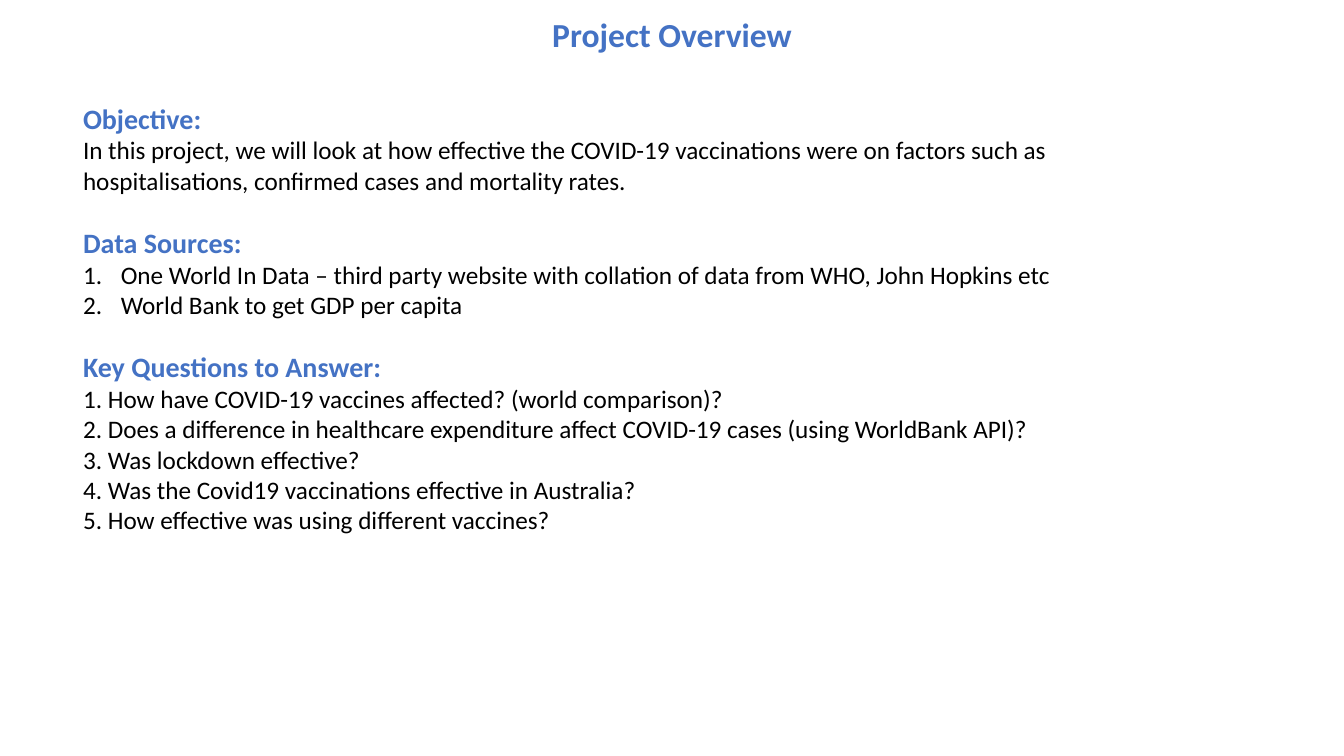
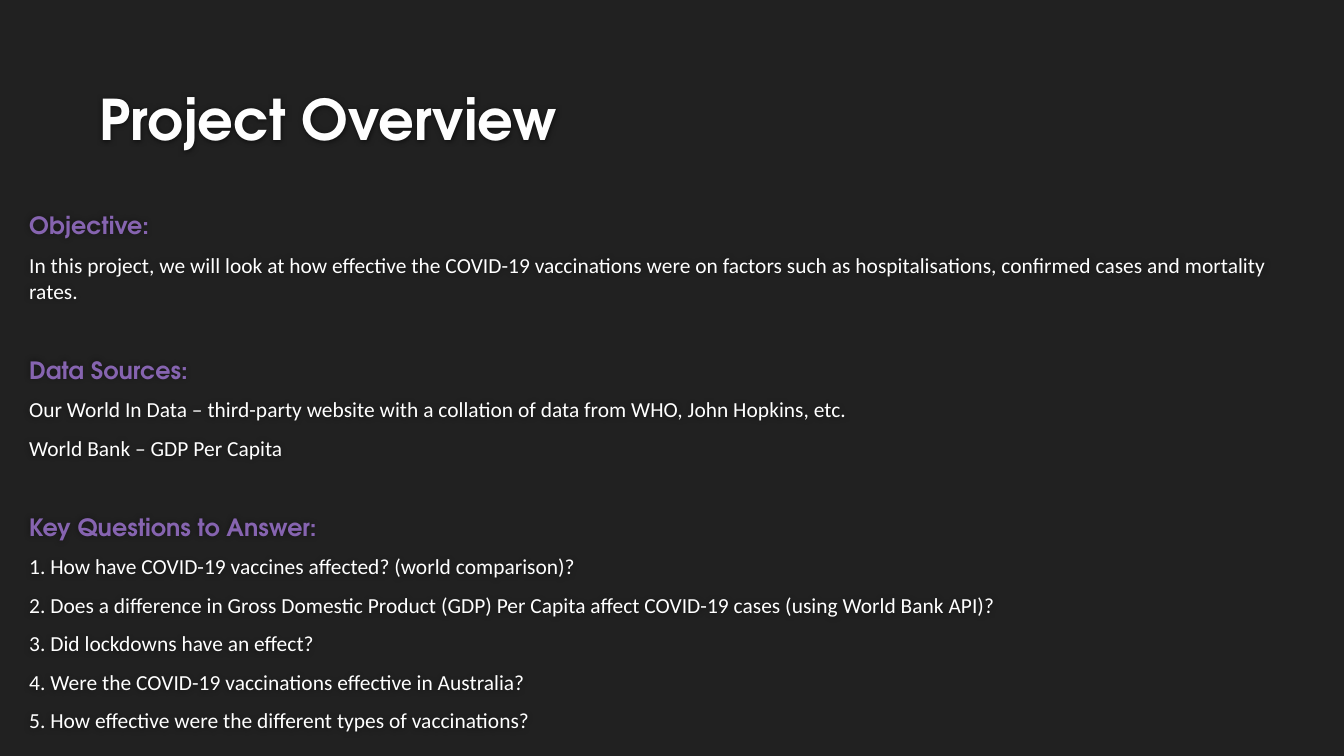
Before and after one commit to cmorrow28/project_one, a slide deck: slide 3 of Covid19_Presentation_Final.pptx (slide 2 before the commit). Drawn at 1344x756 pixels with LibreOffice and Linux fonts; fonts in the diff are those of the drawing; background and template pictures are left out. Boxes give left, top, right and bottom in pixels: in the first picture for what was removed or moved away, otherwise in the second. Text is boxed around its words. In the diff, an @@ line names an element or a change of style, - is before the commit and + after.

```diff
--- a/Covid19_Presentation_Final.pptx
+++ b/Covid19_Presentation_Final.pptx
@@ background #FFFFFF to #212121 @@
@@ title "Project Overview": place and size @@
-title "Project Overview" at box(552, 23, 791, 53)
+title "Project Overview" at box(99, 97, 557, 151)
@@ title "Project Overview" at box(99, 97, 557, 151): size 24 to 40 pt, font Calibri to TeX Gyre Adventor, text colour #4472C4 to #FEFEFE; alignment centre to left; vertical alignment top to bottom @@
@@ text "Objective:": place and size @@
-text "Objective:" at box(83, 109, 1049, 534)
+text "Objective:" at box(29, 258, 1265, 732)
@@ text "Objective:" at box(29, 258, 1265, 732): vertical alignment top to middle @@
@@ text at box(29, 258, 1265, 578): size 20 to 17 pt, font Calibri to TeX Gyre Adventor, text colour #4472C4 to #8664B0 in "Objective:", "Data Sources:", "Key Questions to Answer:"; size 18 to 15.3 pt, text colour #000000 to #FFFFFF in "In this project, we will look at ...", "1. How have COVID-19 vaccines affected? (world ..."; more space between paragraphs @@
@@ text at box(29, 402, 846, 460): text changed; size 18 to 15.3 pt; text colour #000000 to #FFFFFF @@
-1. One World In Data – third party website with collation of data from WHO, John Hopkins etc
-2. World Bank to get GDP per capita
+Our World In Data – third-party website with a collation of data from WHO, John Hopkins, etc.
+World Bank – GDP Per Capita
@@ text at box(29, 597, 994, 732): text changed; size 18 to 15.3 pt; text colour #000000 to #FFFFFF @@
-2. Does a difference in healthcare expenditure affect COVID-19 cases (using WorldBank API)?
-3. Was lockdown effective?
-4. Was the Covid19 vaccinations effective in Australia?
-5. How effective was using different vaccines?
+2. Does a difference in Gross Domestic Product (GDP) Per Capita affect COVID-19 cases (using World Bank API)?
+3. Did lockdowns have an effect?
+4. Were the COVID-19 vaccinations effective in Australia?
+5. How effective were the different types of vaccinations?
```
Also in this commit, not shown: 5 other slides changed, 8 slides added, 4 slides removed.
